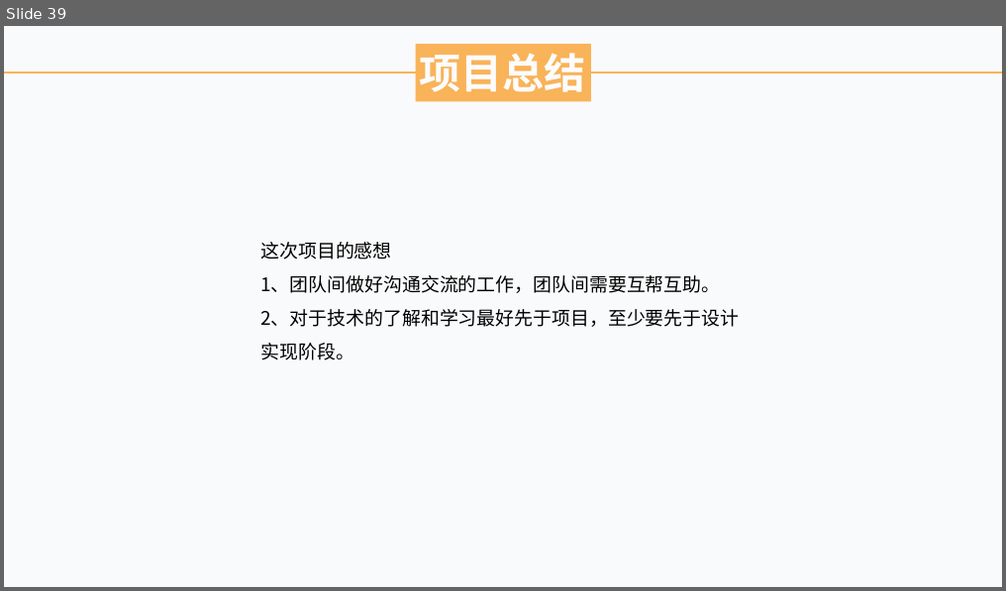
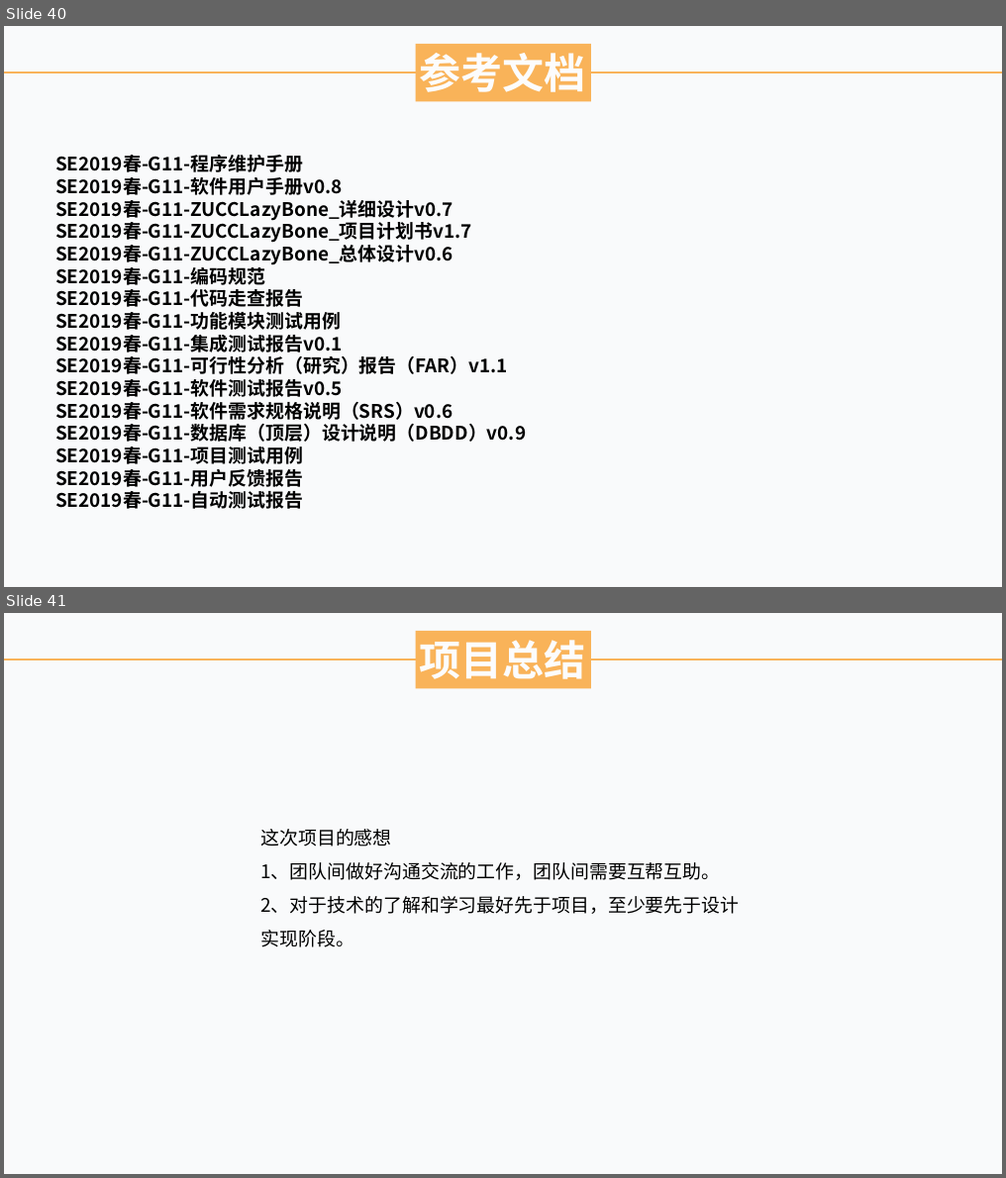
Before and after one commit to lorenzoyoung/ZUCC-Lazy-Bone-1, a slide deck: 评审PPT/SE2019春-G11-总结评审PPT.pptx. Shown one above the other, each under a label of ours: slide 39 before the commit, slides 40 and 41 after it. The pictures are 1006x591 and 1006x1178 pixels, drawn with LibreOffice and Linux fonts; fonts in the diff are those of the drawing. Boxes give left, top, right and bottom in pixels: in the first picture for what was removed or moved away, otherwise in the second. Text is boxed around its words. In the diff, an @@ line names an element or a change of style, - is before the commit and + after.

Commit message:
1
1

```diff
--- a/评审PPT/SE2019春-G11-总结评审PPT.pptx
+++ b/评审PPT/SE2019春-G11-总结评审PPT.pptx
@@ slide 40 added at box(4, 26, 1002, 587), background #F9FAFB @@
@@ rectangle added at box(416, 44, 591, 101), fill #F9B359, 40 pt, text #FCFCFD, bold @@
+参考文档
@@ line added from (4, 73) to (1002, 73), #F9B359 2 pt @@
@@ text added at box(55, 155, 526, 509), 18 pt, text #000000, bold @@
+SE2019春-G11-程序维护手册
+SE2019春-G11-软件用户手册v0.8
+SE2019春-G11-ZUCCLazyBone_详细设计v0.7
+SE2019春-G11-ZUCCLazyBone_项目计划书v1.7
+SE2019春-G11-ZUCCLazyBone_总体设计v0.6
+SE2019春-G11-编码规范
+SE2019春-G11-代码走查报告
+SE2019春-G11-功能模块测试用例
+SE2019春-G11-集成测试报告v0.1
+SE2019春-G11-可行性分析（研究）报告（FAR）v1.1
+SE2019春-G11-软件测试报告v0.5
+SE2019春-G11-软件需求规格说明（SRS）v0.6
+SE2019春-G11-数据库（顶层）设计说明（DBDD）v0.9
+SE2019春-G11-项目测试用例
+SE2019春-G11-用户反馈报告
+SE2019春-G11-自动测试报告
@@ what was slide 39 is now slide 41 @@
```
Also in this commit, not shown: 1 other slide added.
